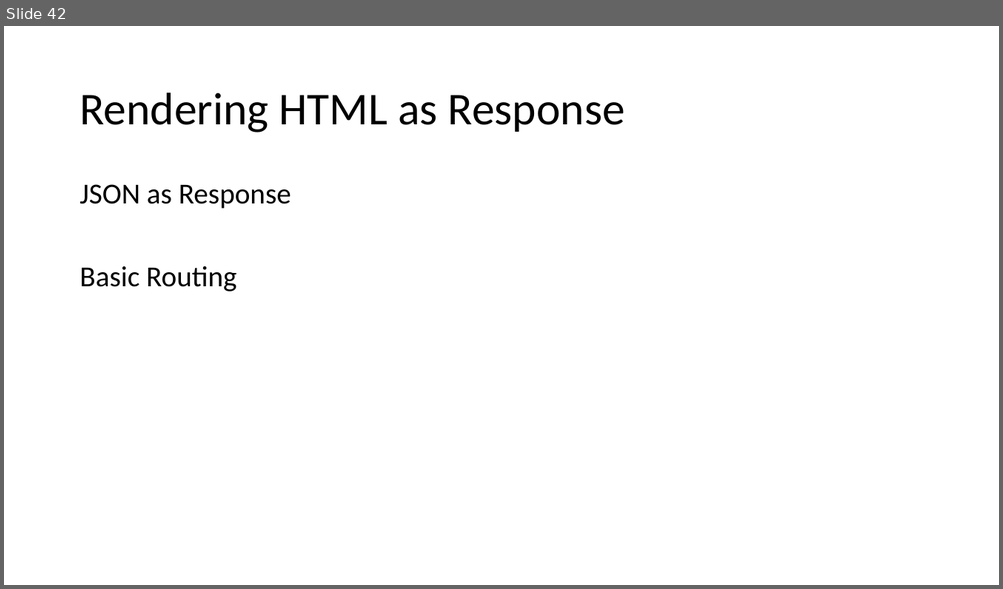
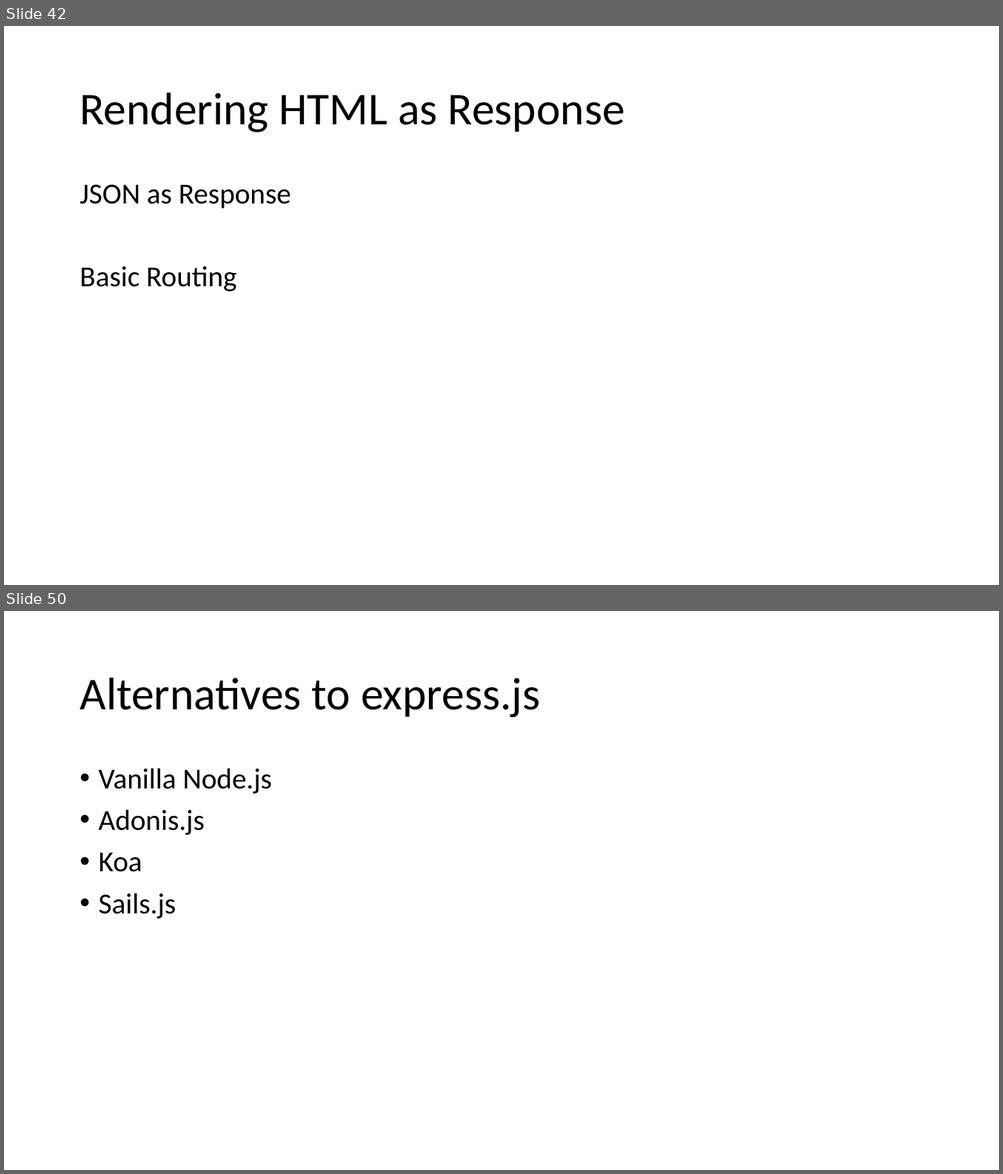
Before and after one commit to PiyushChaturvedii/Batch04, a slide deck: What is Node.pptx. Shown one above the other, each under a label of ours: slide 42 before the commit, slides 42 and 50 after it; the slides between them are not shown. The pictures are 1003x589 and 1003x1174 pixels, drawn with LibreOffice and Linux fonts; fonts in the diff are those of the drawing. Boxes give left, top, right and bottom in pixels: in the first picture for what was removed or moved away, otherwise in the second. Text is boxed around its words. In the diff, an @@ line names an element or a change of style, - is before the commit and + after.

Commit message:
expressjs

```diff
--- a/What is Node.pptx
+++ b/What is Node.pptx
@@ slide 50 added at [4,611,999,1170], background #FFFFFF @@
@@ title added at [79,678,540,718], 44 pt, text #000000 @@
+Alternatives to express.js
@@ text added at [99,768,273,919], 28 pt, text #000000 @@
+• Vanilla Node.js
+• Adonis.js
+• Koa
+• Sails.js
```
Also in this commit, not shown: 9 other slides added, 5 other files.
